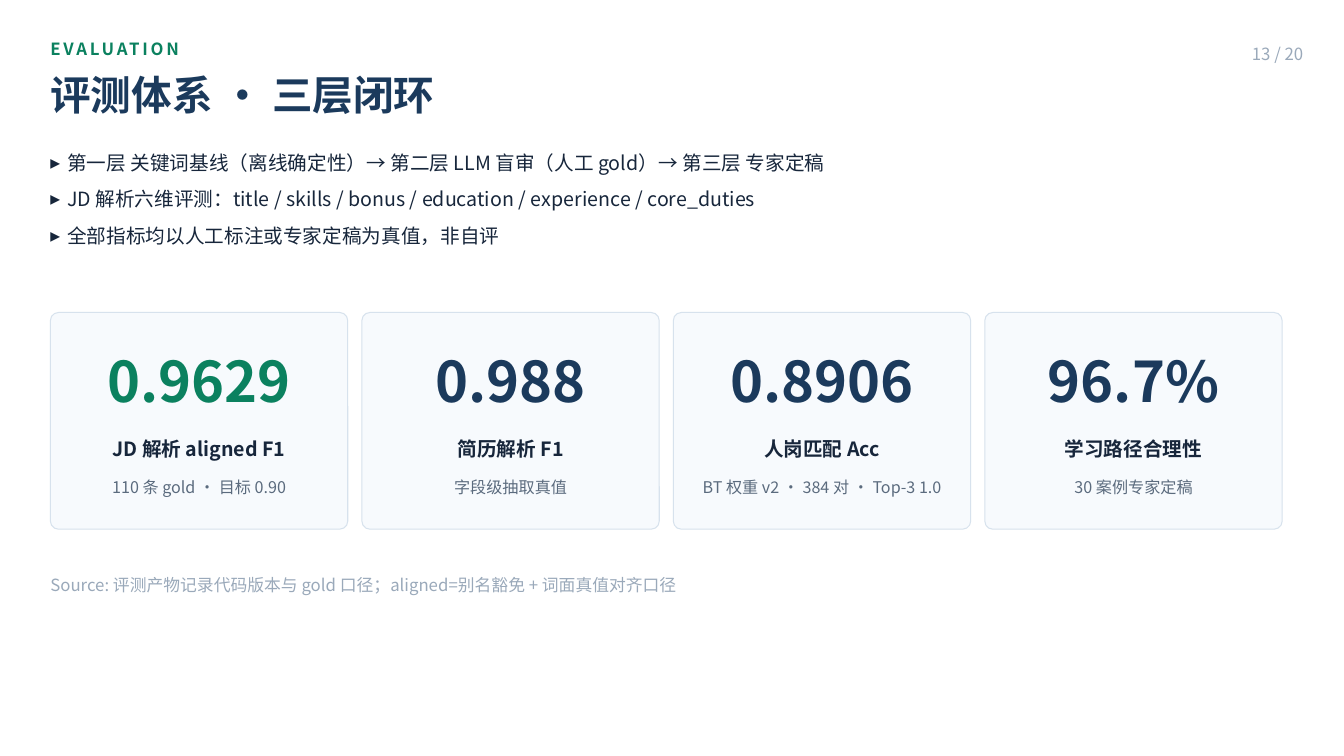
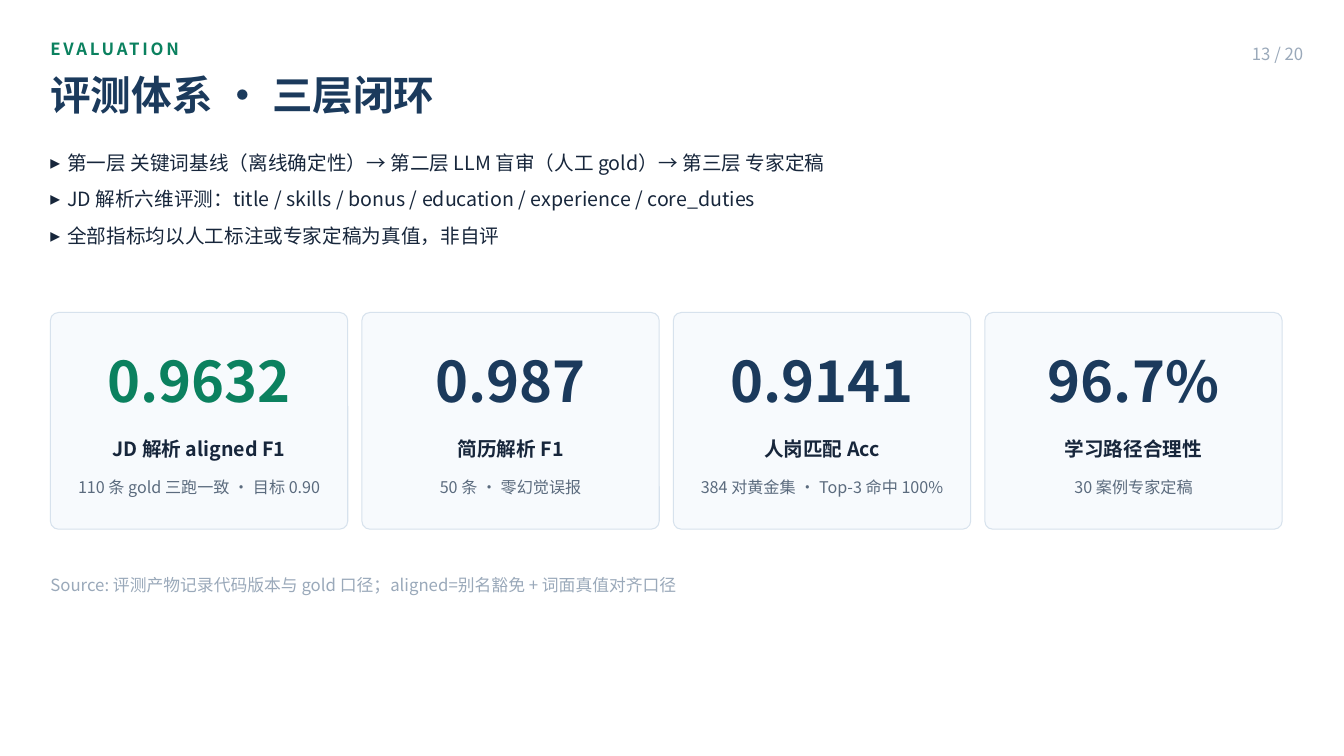
Before and after one commit to Sanksu/zhigang-compass, a slide deck: slide 13 of docs/m5/智岗罗盘_答辩PPT_终稿.pptx. Drawn at 1344x756 pixels with LibreOffice and Linux fonts; fonts in the diff are those of the drawing. Boxes give left, top, right and bottom in pixels: in the first picture for what was removed or moved away, otherwise in the second. Text is boxed around its words. In the diff, an @@ line names an element or a change of style, - is before the commit and + after.

Commit message:
docs(m5): 09-01 终稿口径同步——评测数字/三视图/骨干职能域对齐 + 视频/PPT 产物更新
- build_final.js / generate_video.py / 演示脚本两稿：JD 解析 aligned F1 0.9629→0.9632（110 条 gold 三跑中位）、raw 0.8825→0.8865、匹配 Acc 0.8906→0.9141（384 对黄金集 · Top-3 命中 100%）、简历解析 0.988→0.987（50 条 · 零幻觉误报）
- 叙事对齐已落地治理：四视图→三视图（08-29 视图收敛）、15 岗位职能域→5 大骨干职能域+通用域兜底（08-31 归类制治理）
- 二进制产物随脚本重建：答辩 PPT 终稿、初审演示视频（含 bgm/faded 重导出）、20 张分镜截图、封面/收尾底图

```diff
--- a/docs/m5/智岗罗盘_答辩PPT_终稿.pptx
+++ b/docs/m5/智岗罗盘_答辩PPT_终稿.pptx
@@ text at (107, 359, 290, 403): text changed @@
-0.9629
+0.9632
@@ text at (435, 359, 585, 403): text changed @@
-0.988
+0.987
@@ text at (730, 359, 913, 403): text changed @@
-0.8906
+0.9141
@@ text at (78, 479, 320, 497): text changed @@
-110 条 gold · 目标 0.90
+110 条 gold 三跑一致 · 目标 0.90
@@ text at (440, 479, 582, 495): text changed @@
-字段级抽取真值
+50 条 · 零幻觉误报
@@ text at (701, 479, 944, 497): text changed @@
-BT 权重 v2 · 384 对 · Top-3 1.0
+384 对黄金集 · Top-3 命中 100%
```
Also in this commit, not shown: 7 other slides changed, 31 other files.
